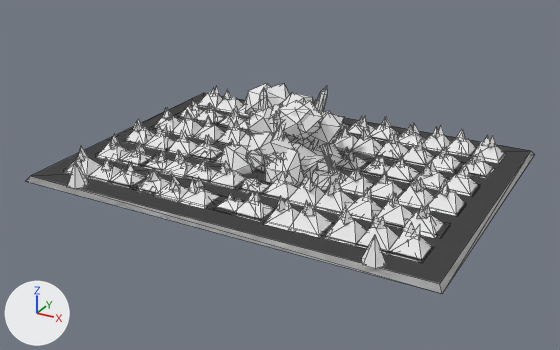
An edit to the FBX model games/game-001/art/env_kit/env_kit_spares.fbx, drawn before and after from the same camera.
Before and after are seen from a 50 mm camera at (30.9, -58.1, 28.1) aimed at (0.2, -2.2, 0.2). Lighting does not change. The marker at lower left points along +X, +Y and +Z. The picture after the commit comes second. Mesh edges are drawn as thin lines.

Objects in the first picture: 'farm_field_wheat_03', 'farm_field_wheat_05', 'resource_ore_01', 'resource_ore_02', 'resource_ore_05', 'resource_ore_06', 'resource_wood_01', 'resource_wood_02' and 1 more.
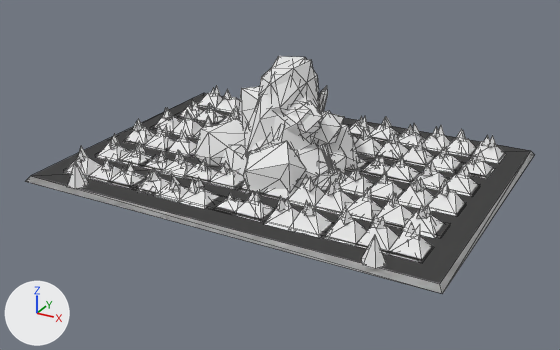
Where the change shows, as pixel boxes (x1, y1, x2, y2) in the pictures (560 x 350 px):
'rock_cliff_02', added
    after: (238, 56, 346, 192)
'rock_cliff_01', added
    after: (194, 60, 360, 169)
'resource_ore_01', unchanged, covered by the edit
    before: (245, 83, 344, 186)
    after: (248, 86, 344, 186)
'resource_ore_06', unchanged, covered by the edit
    before: (220, 87, 344, 189)
    after: (220, 136, 333, 189)

Diff of the bpy script that builds the scene:
```diff
--- a/games/game-001/art/env_kit/env_kit_spares.fbx.py
+++ b/games/game-001/art/env_kit/env_kit_spares.fbx.py
@@ me_rock_cliff_02 @@
+me_rock_cliff_02.from_pydata(...)  # 74 vertices, 132 faces; spans x -5.77..5.77, y -6.95..6.95, z -5.27..5.27
+me_rock_cliff_02.materials.append(mat_m_envkit_vc)  # white #e7e7e7
@@ me_rock_cliff_01 @@
+me_rock_cliff_01.from_pydata(...)  # 77 vertices, 138 faces; spans x -7.16..7.16, y -5.23..5.23, z -5.16..5.16
+me_rock_cliff_01.materials.append(mat_m_envkit_vc)  # white #e7e7e7
@@ ob_rock_cliff_02 @@
+ob_rock_cliff_02 = bpy.data.objects.new('rock_cliff_02', me_rock_cliff_02)
+ob_rock_cliff_02.location = (0.09, -0.81, 4.82)
@@ ob_rock_cliff_01 @@
+ob_rock_cliff_01 = bpy.data.objects.new('rock_cliff_01', me_rock_cliff_01)
+ob_rock_cliff_01.location = (-1.09, 0.64, 4.71)
```
